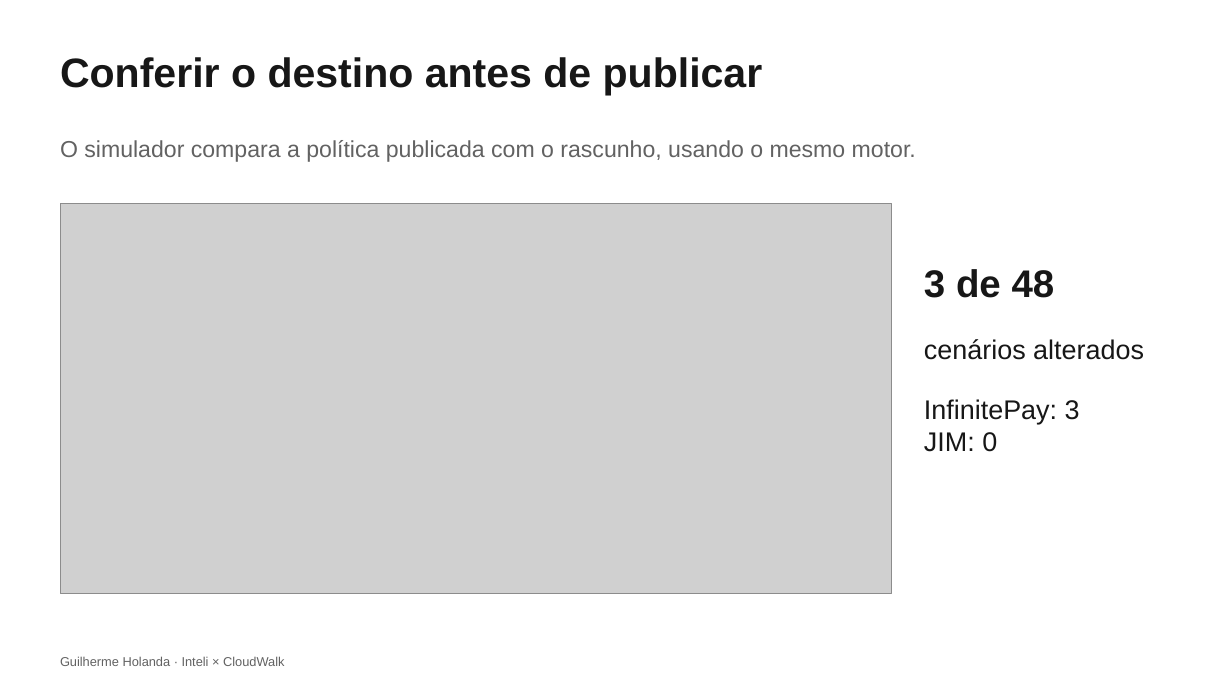
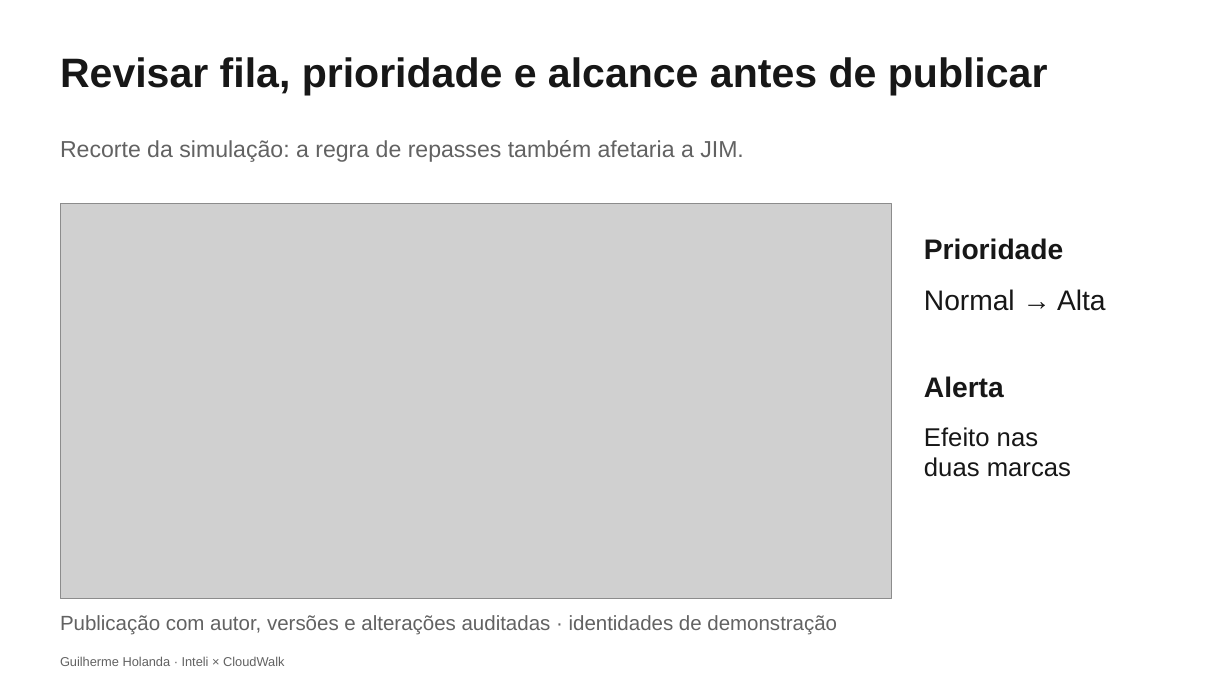
Before and after one commit to Gui0206/case-cloudwalk, a slide deck: slide 3 of Central-HelpDesk-Banca.pptx. Drawn at 1232x693 pixels with LibreOffice and Linux fonts; fonts in the diff are those of the drawing; grey boxes stand for pictures. Boxes give left, top, right and bottom in pixels: in the first picture for what was removed or moved away, otherwise in the second. Text is boxed around its words. In the diff, an @@ line names an element or a change of style, - is before the commit and + after.

Commit message:
Adiciona prioridade por política, alertas e auditoria com reteste sustentado

```diff
--- a/Central-HelpDesk-Banca.pptx
+++ b/Central-HelpDesk-Banca.pptx
@@ text at box(60, 57, 1048, 95): text changed @@
-Conferir o destino antes de publicar
+Revisar fila, prioridade e alcance antes de publicar
@@ text at box(60, 140, 744, 162): text changed @@
-O simulador compara a política publicada com o rascunho, usando o mesmo motor.
+Recorte da simulação: a regra de repasses também afetaria a JIM.
@@ picture: place and size @@
-picture at box(60, 203, 892, 594)
+picture at box(60, 203, 892, 599)
@@ text at box(924, 238, 1063, 260): text changed; size 30 to 22 pt @@
-3 de 48
+Prioridade
@@ text added at box(924, 289, 1106, 311), 22 pt, text #171717 @@
+Normal → Alta
@@ text removed at box(924, 339, 1144, 452) @@
-cenários alterados
-InfinitePay: 3
-JIM: 0
@@ text added at box(924, 376, 1004, 398), 22 pt, text #171717, bold @@
+Alerta
@@ text added at box(924, 427, 1071, 477), 20 pt, text #171717 @@
+Efeito nas
+duas marcas
@@ text added at box(60, 615, 837, 635), 16 pt, text #626262 @@
+Publicação com autor, versões e alterações auditadas · identidades de demonstração
```
Also in this commit, not shown: 1 other slide changed, 22 other files.
